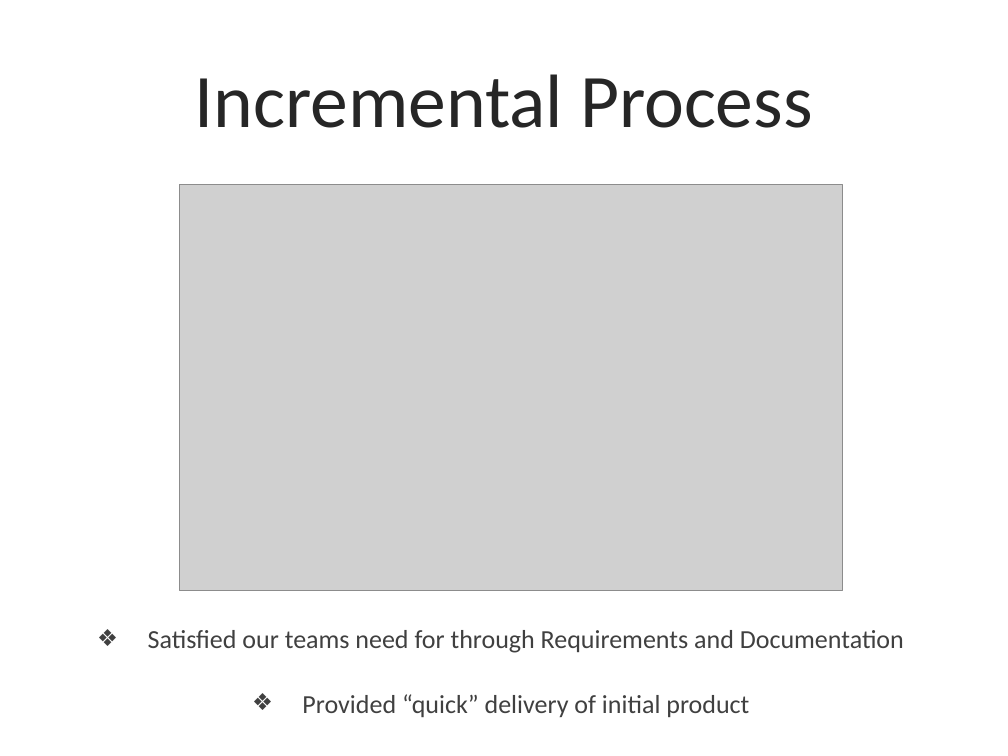
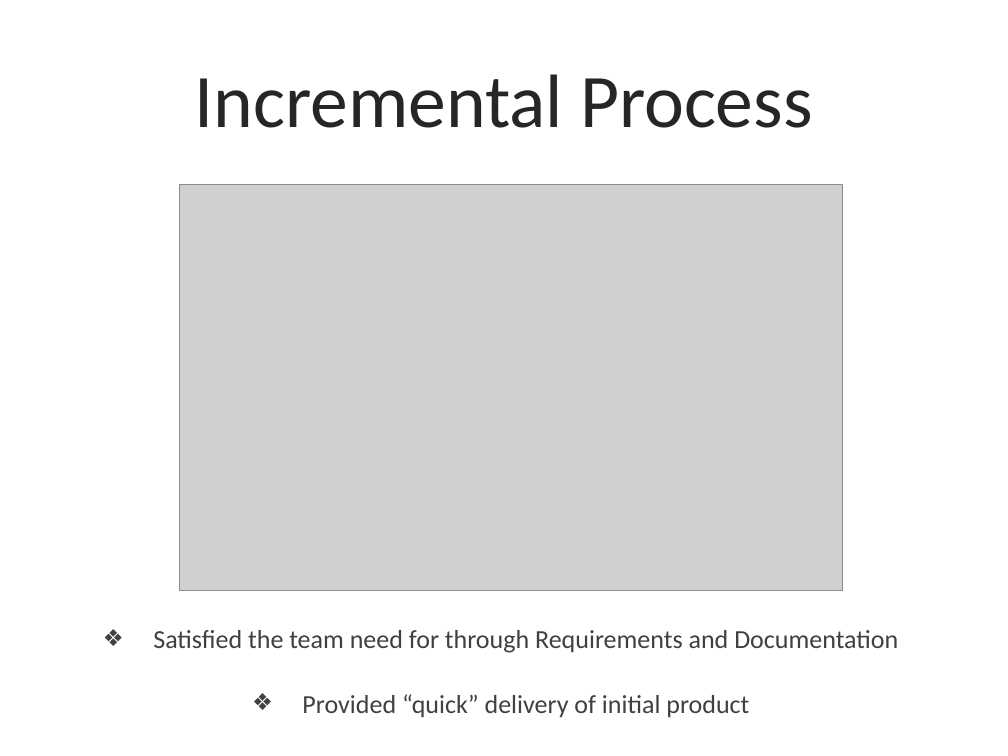
Before and after one commit to TaylorZaneKirk/Nimbus.io, a slide deck: slide 4 of Documentation/Presentation2.pptx. Drawn at 1008x756 pixels with LibreOffice and Linux fonts; fonts in the diff are those of the drawing; grey boxes stand for pictures; background and template pictures are left out. Boxes give left, top, right and bottom in pixels: in the first picture for what was removed or moved away, otherwise in the second. Text is boxed around its words. In the diff, an @@ line names an element or a change of style, - is before the commit and + after.

Commit message:
final document push

```diff
--- a/Documentation/Presentation2.pptx
+++ b/Documentation/Presentation2.pptx
@@ text at (153,630,898,653): text changed @@
-❖ Satisfied our teams need for through Requirements and Documentation
+❖ Satisfied the team need for through Requirements and Documentation
```
Also in this commit, not shown: 6 other slides changed, 2 slides added, 6 other files.
